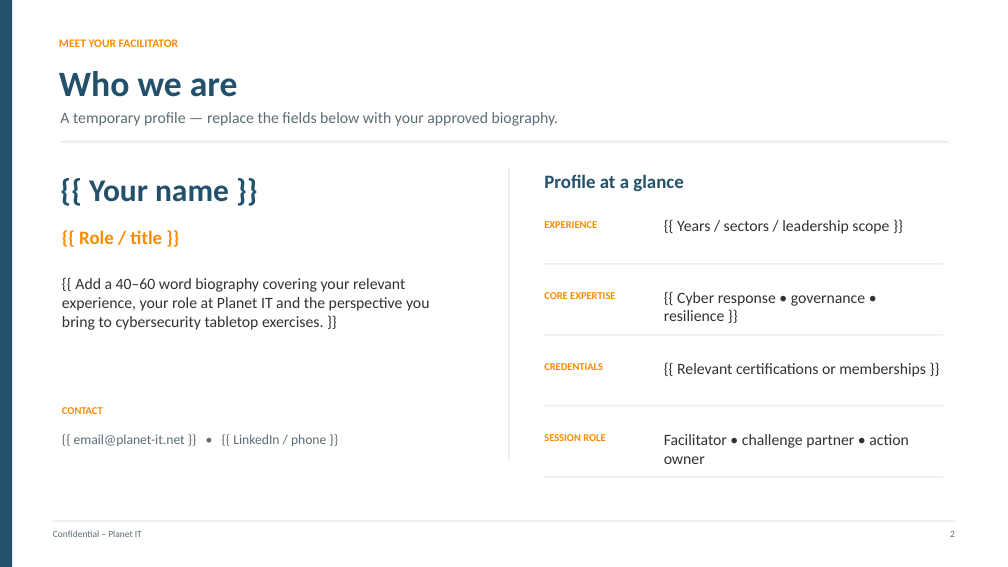
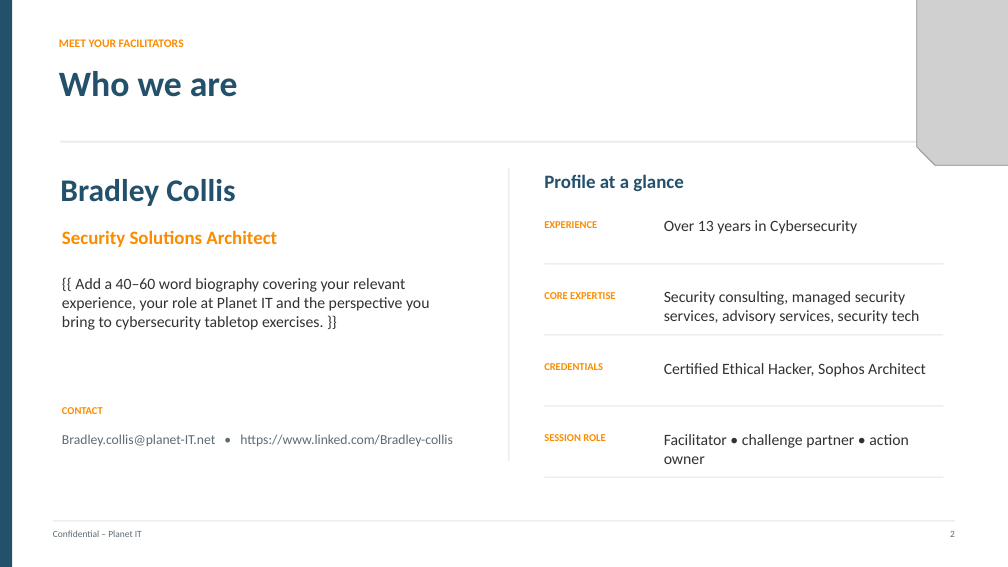
Before and after one commit to Stephen-PlanetIT/security_maturity_assessment, a slide deck: slide 3 of planet_it_tabletop_template.pptx (slide 2 before the commit). Drawn at 1008x567 pixels with LibreOffice and Linux fonts; fonts in the diff are those of the drawing; grey boxes stand for pictures. Boxes give left, top, right and bottom in pixels: in the first picture for what was removed or moved away, otherwise in the second. Text is boxed around its words. In the diff, an @@ line names an element or a change of style, - is before the commit and + after.

```diff
--- a/planet_it_tabletop_template.pptx
+++ b/planet_it_tabletop_template.pptx
@@ picture added at [917,0,1008,166] @@
@@ text at [59,39,184,47]: text changed @@
-MEET YOUR FACILITATOR
+MEET YOUR FACILITATORS
@@ text removed at [60,112,559,126] @@
-A temporary profile — replace the fields below with your approved biography.
@@ text at [60,179,235,206]: text changed @@
-{{ Your name }}
+Bradley Collis
@@ text at [62,230,277,247]: text changed @@
-{{ Role / title }}
+Security Solutions Architect
@@ text at [664,220,857,234]: text changed @@
-{{ Years / sectors / leadership scope }}
+Over 13 years in Cybersecurity
@@ text at [664,291,920,324]: text changed @@
-{{ Cyber response • governance • resilience }}
+Security consulting, managed security services, advisory services, security tech
@@ text at [664,363,926,377]: text changed @@
-{{ Relevant certifications or memberships }}
+Certified Ethical Hacker, Sophos Architect
@@ text at [62,434,452,446]: text changed @@
-{{ email@planet-it.net }} • {{ LinkedIn / phone }}
+Bradley.collis@planet-IT.net • https://www.linked.com/Bradley-collis
```
Also in this commit, not shown: 5 other slides changed, 2 slides added, 5 other files.
